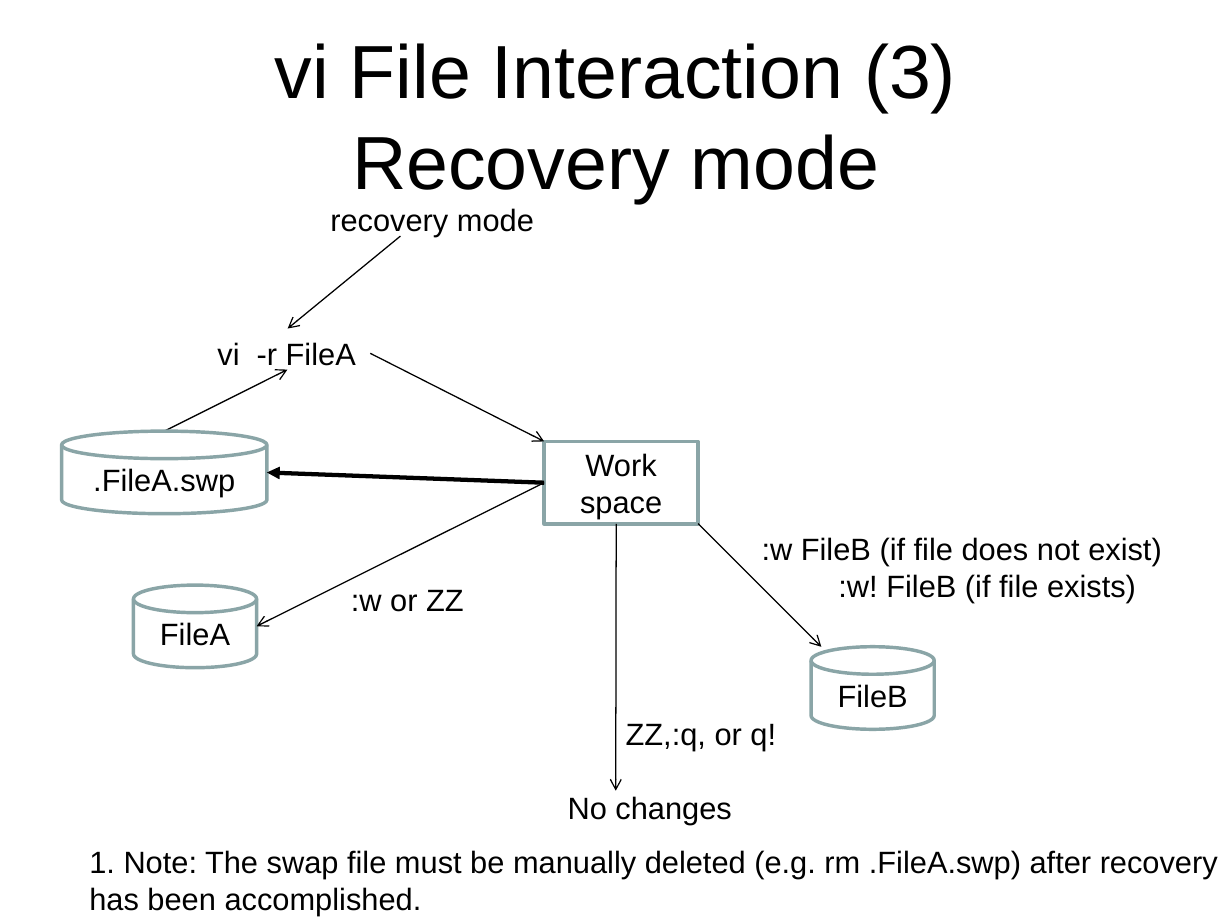
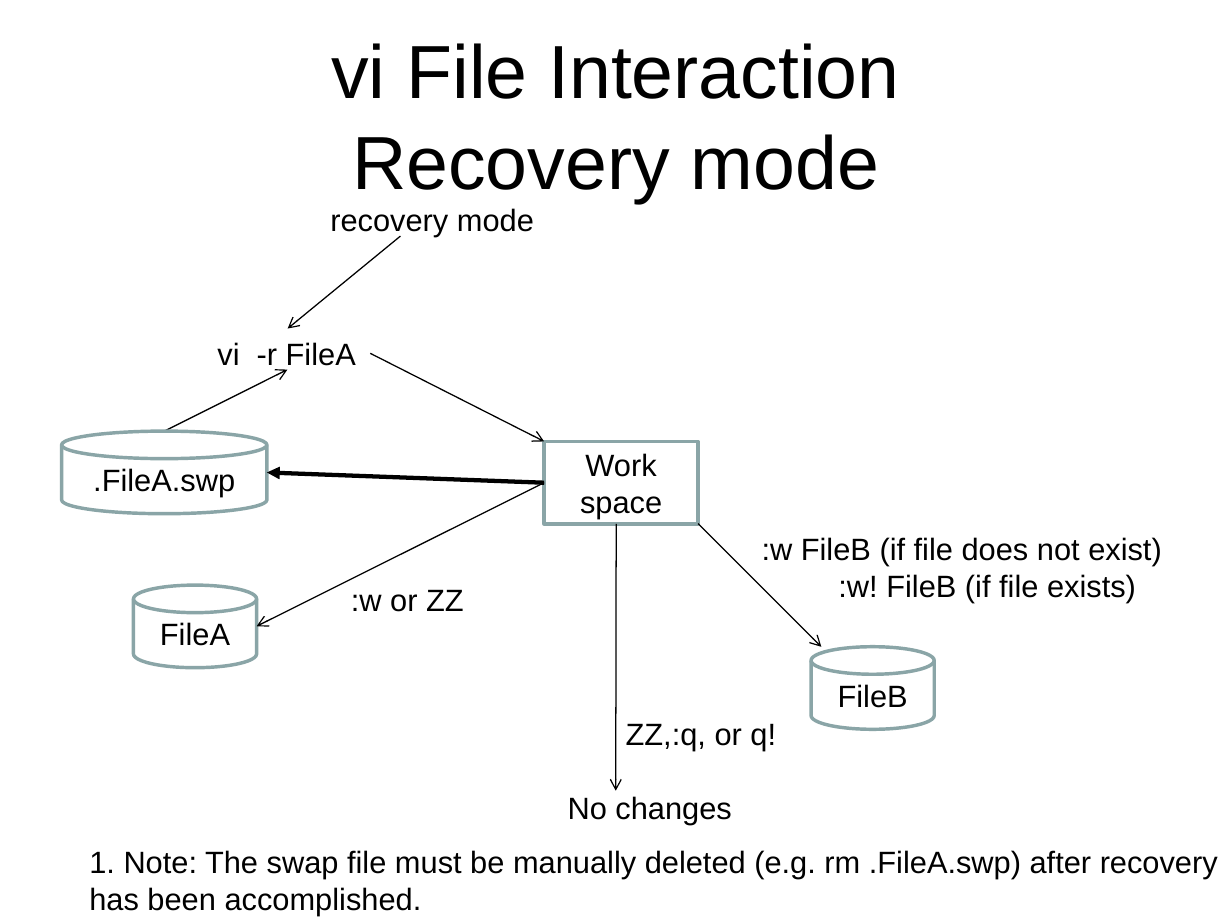
Before and after one commit to jb23lm87/OS-prednasky, a slide deck: slide 5 of LC UNIX/vi editor 1.pptx (slide 6 before the commit). Drawn at 1232x924 pixels with LibreOffice and Linux fonts; fonts in the diff are those of the drawing. Boxes give left, top, right and bottom in pixels: in the first picture for what was removed or moved away, otherwise in the second. Text is boxed around its words. In the diff, an @@ line names an element or a change of style, - is before the commit and + after.

```diff
--- a/LC UNIX/vi editor 1.pptx
+++ b/LC UNIX/vi editor 1.pptx
@@ title at [331, 43, 899, 203]: text changed @@
-vi File Interaction (3)
-Recovery mode
+vi File Interaction
+Recovery mode
```
Also in this commit, not shown: 13 other slides changed, 1 slide added, 1 slide removed.
